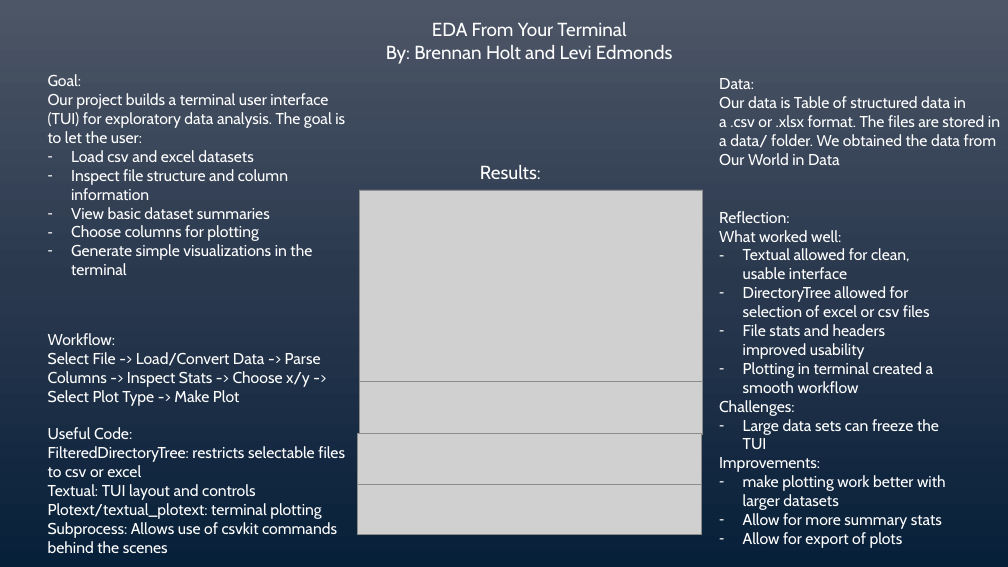
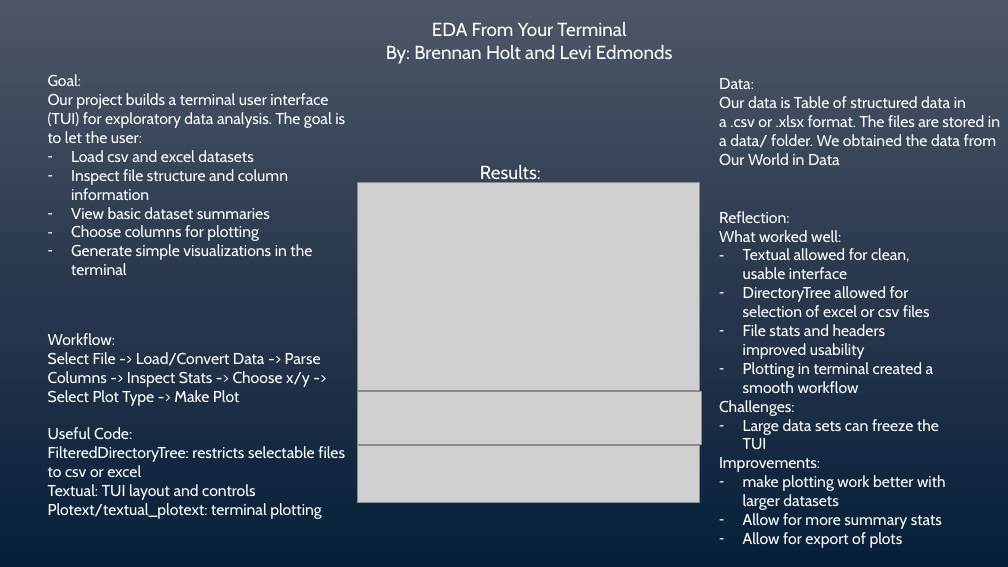
Before and after one commit to LAEdmonds/EDA-TUI, a slide deck: slide 1 of Presentation.pptx. Drawn at 1008x567 pixels with LibreOffice and Linux fonts; fonts in the diff are those of the drawing; grey boxes stand for pictures. Boxes give left, top, right and bottom in pixels: in the first picture for what was removed or moved away, otherwise in the second. Text is boxed around its words. In the diff, an @@ line names an element or a change of style, - is before the commit and + after.

```diff
--- a/Presentation.pptx
+++ b/Presentation.pptx
@@ picture resized from (x1=359, y1=190, x2=702, y2=393) to (x1=358, y1=182, x2=699, y2=390) @@
@@ picture moved from (x1=359, y1=381, x2=702, y2=435) to (x1=358, y1=391, x2=701, y2=444) @@
@@ picture resized from (x1=358, y1=433, x2=701, y2=485) to (x1=358, y1=445, x2=699, y2=502) @@
@@ picture removed at (x1=358, y1=482, x2=701, y2=534) @@
@@ text at (x1=48, y1=522, x2=337, y2=553): paragraph removed @@
-Subprocess: Allows use of csvkit commands behind the scenes
```
Also in this commit, not shown: 1 other file.
